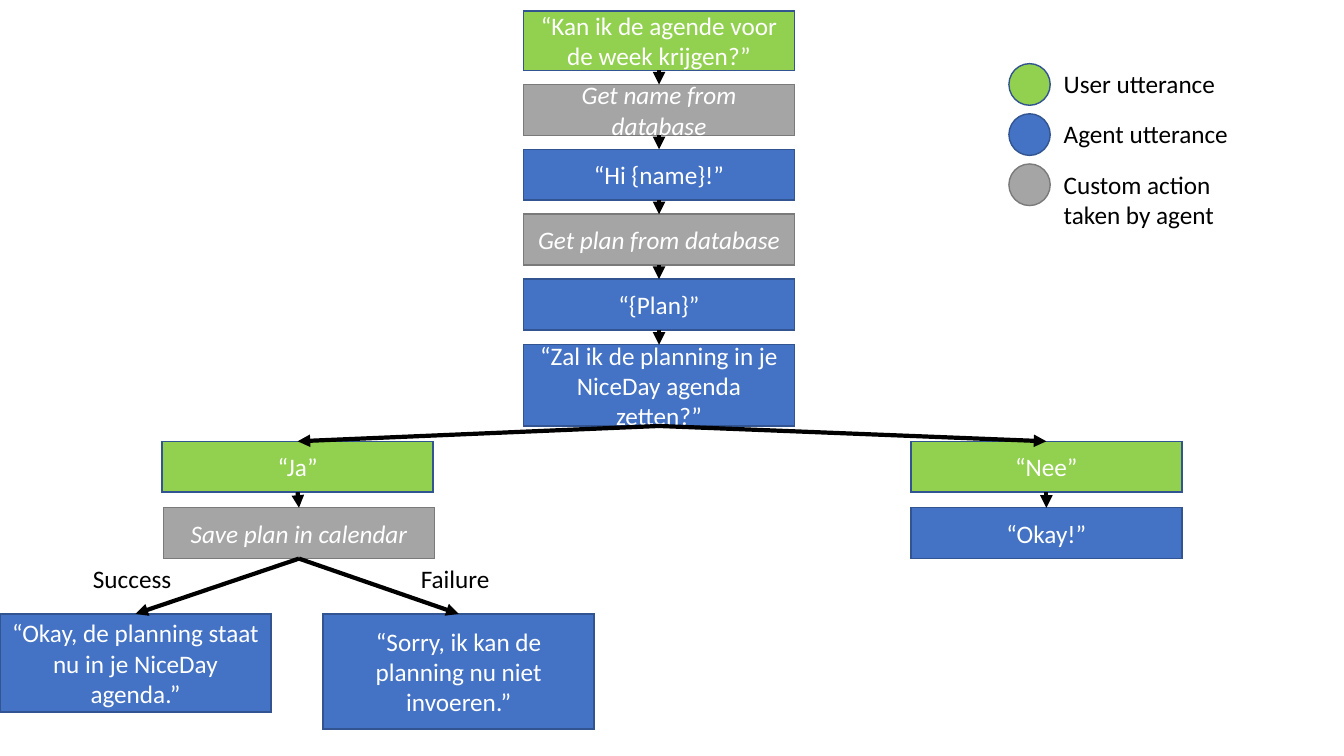
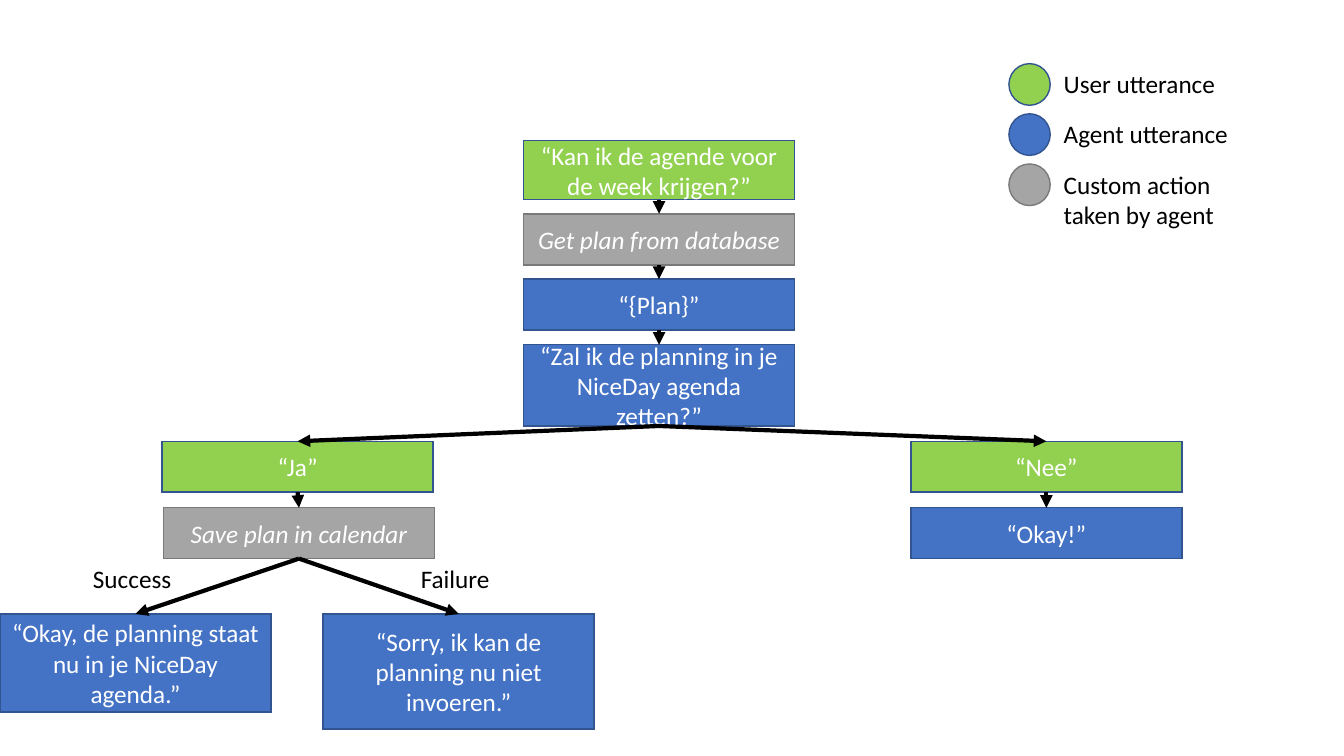
Before and after one commit to PerfectFit-project/virtual-coach-rasa, a slide deck: slide 1 of Rasa_Bot/Readme_Images/Dialog_Flow.pptx. Drawn at 1344x756 pixels with LibreOffice and Linux fonts; fonts in the diff are those of the drawing. Boxes give left, top, right and bottom in pixels: in the first picture for what was removed or moved away, otherwise in the second. Text is boxed around its words. In the diff, an @@ line names an element or a change of style, - is before the commit and + after.

```diff
--- a/Rasa_Bot/Readme_Images/Dialog_Flow.pptx
+++ b/Rasa_Bot/Readme_Images/Dialog_Flow.pptx
@@ rectangle removed at (523, 85, 795, 135) @@
-Get name from database
@@ arrow removed from (659, 71) to (659, 85) @@
@@ rectangle "“Kan ik de agende voor ...": place and size @@
-rectangle "“Kan ik de agende voor ..." at (523, 11, 795, 71)
+rectangle "“Kan ik de agende voor ..." at (523, 140, 795, 200)
@@ rectangle removed at (523, 149, 795, 200) @@
-“Hi {name}!”
@@ arrow removed from (659, 135) to (659, 149) @@
```
Also in this commit, not shown: 10 other files.
